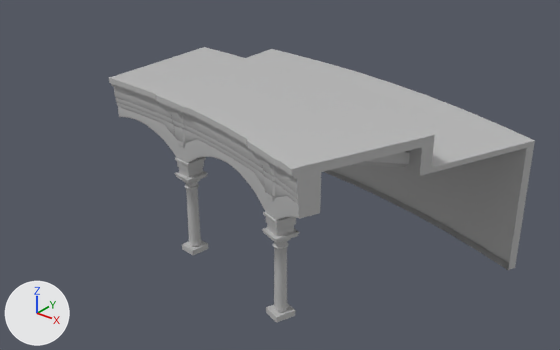
Two versions of the FBX model Assets/PROJECT/ASSETS/GRAPH/_ENV/ARC/ST_Arche.fbx, one commit apart.
Before and after are seen from a 50 mm camera at (100.4, 40.4, 81.6) aimed at (22.1, 138.2, 20.9). Arrows for +X, +Y and +Z are at lower left; the lights stay in place.

In view in the first picture: 'ST_Arch'.
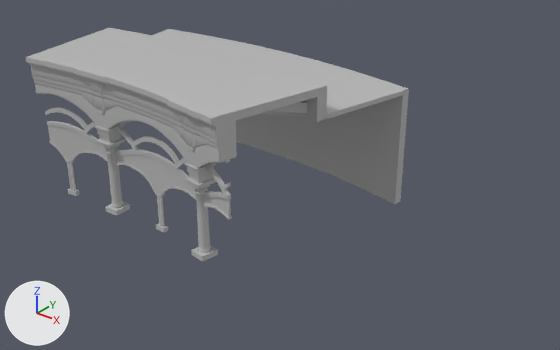
Boxes (x1, y1, x2, y2) around the edits, measured in the pictures (560 x 350 px):
'ST_Arch', reshaped, turned
    before: (109, 47, 535, 323)
    after: (26, 28, 409, 262)
part 1 of me_mesh, added
    after: (115, 121, 196, 233)
part 2 of me_mesh, added
    after: (45, 107, 108, 196)
part 3 of me_mesh, added
    after: (204, 160, 231, 220)
part 4 of me_mesh, added
    after: (206, 159, 232, 219)
part 5 of me_mesh, cut back
    before: (247, 51, 534, 270)
    after: (152, 30, 409, 204)

What the commit changed:
me_mesh is used by ob_st_arch; location (0.0, 0.0, 0.0); scale (0.01, 0.01, 0.01).
me_mesh had 2913 vertices, 5748 faces and spanned x -16.0..6236.0, y 11073.0..16304.0, z 1122.0..3932.0.
me_mesh now has 5564 vertices, 10568 faces and spans x -16.0..6236.0, y 11073.0..16304.0, z 1122.0..3932.0.
me_mesh part 1: a new loose piece of 1325 vertices spanning x 1734.0..3923.0, y 11629.0..12202.0, z 1122.0..3245.0, in mat_material__2 (grey #bcbcbc).
me_mesh part 2: a new loose piece of 963 vertices spanning x 5.0..1593.0, y 12151.0..12332.0, z 1124.0..3245.0, in mat_material__2 (grey #bcbcbc).
me_mesh part 3: a new loose piece of 232 vertices spanning x 4059.0..4704.0, y 11328.0..11601.0, z 2087.0..3175.0, in mat_material__2 (grey #bcbcbc).
me_mesh part 4: a new loose piece of 187 vertices spanning x 4072.0..4710.0, y 11368.0..11616.0, z 2087.0..3175.0, in mat_material__2 (grey #bcbcbc).
Part 5, on me_mesh:
56 vertices are removed from x -1.0..6236.0, y 13208.0..16304.0, z 1279.0..3784.0.
185 faces are deleted.
121 new faces join them.
Object 'ST_Arch' (ob_st_arch) turns from (0, 0, 0) to (0, 0, 10) degrees about x, y and z.
